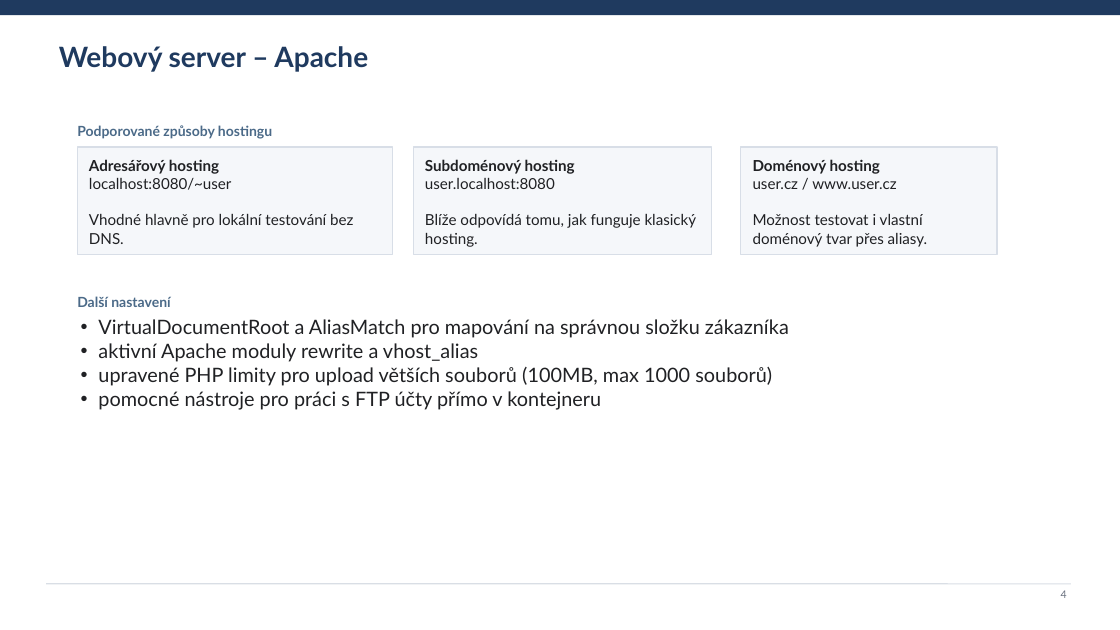
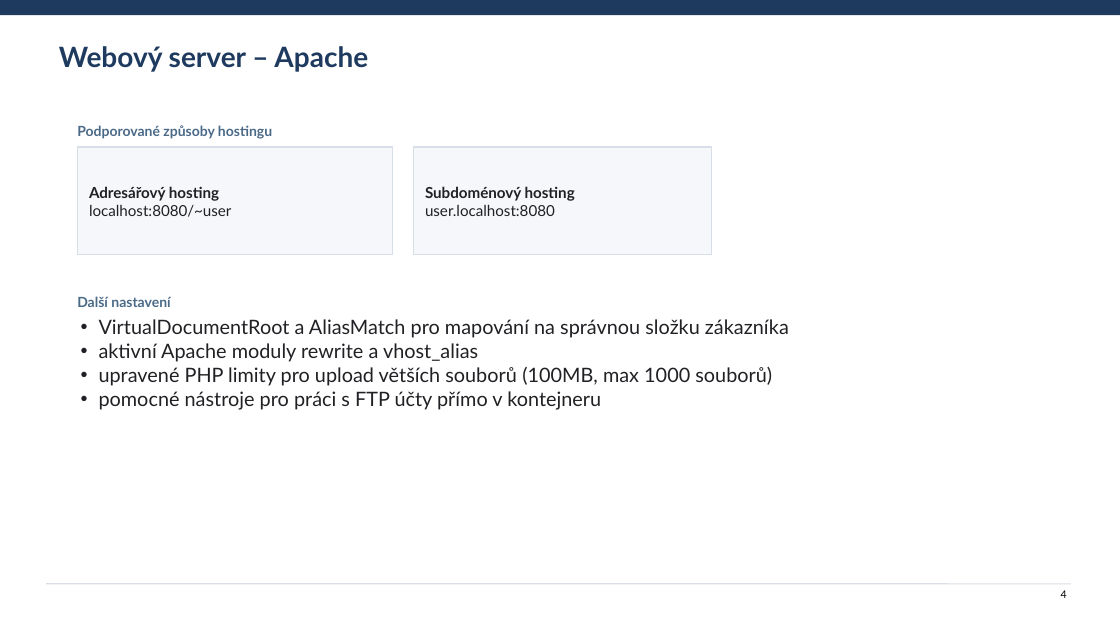
Before and after one commit to matejbartoncik/BSPWE_semestralka, a slide deck: slide 4 of WebServerPrezentace.pptx. Drawn at 1120x630 pixels with LibreOffice and Linux fonts; fonts in the diff are those of the drawing. Boxes give left, top, right and bottom in pixels: in the first picture for what was removed or moved away, otherwise in the second. Text is boxed around its words. In the diff, an @@ line names an element or a change of style, - is before the commit and + after.

Commit message:
Add demo PHP web application and database schema
- Introduced a simple PHP web application in the demo directory that displays the current date, time, and a random quote.
- Added CSS styles for the demo application to enhance the visual presentation.
- Created a database schema for a guestbook application, including a table for storing entries.
- Implemented configuration for database connection in the demo2 web application.
- Developed the main index page for the demo2 application, allowing users to submit messages to the guestbook.
- Added styling for the demo2 application to improve user experience.
- Updated Docker configuration to support the new demo applications and ensure proper environment setup.
- Enhanced documentation to reflect changes in the project structure and functionality.

```diff
--- a/WebServerPrezentace.pptx
+++ b/WebServerPrezentace.pptx
@@ rectangle removed at <box>741,147,997,255</box> @@
@@ text removed at <box>753,159,928,247</box> @@
-Doménový hosting
-user.cz / www.user.cz
-Možnost testovat i vlastní doménový tvar přes aliasy.
@@ text at <box>89,214,353,244</box>: paragraph removed @@
-Vhodné hlavně pro lokální testování bez DNS.
@@ text at <box>425,214,697,247</box>: paragraph removed @@
-Blíže odpovídá tomu, jak funguje klasický hosting.
@@ page number at <box>1061,590,1067,598</box>: text colour #6B7280 to #000000 @@
```
Also in this commit, not shown: 9 other slides changed, 17 other files.
